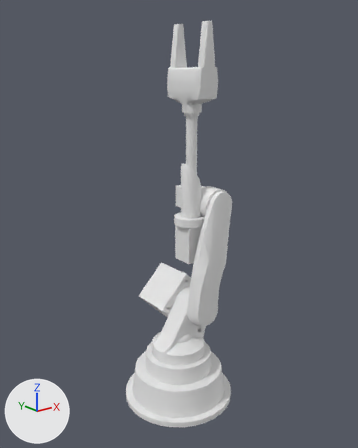
Renders of the Blender file homework/манипулятор.blend from each side of a commit.
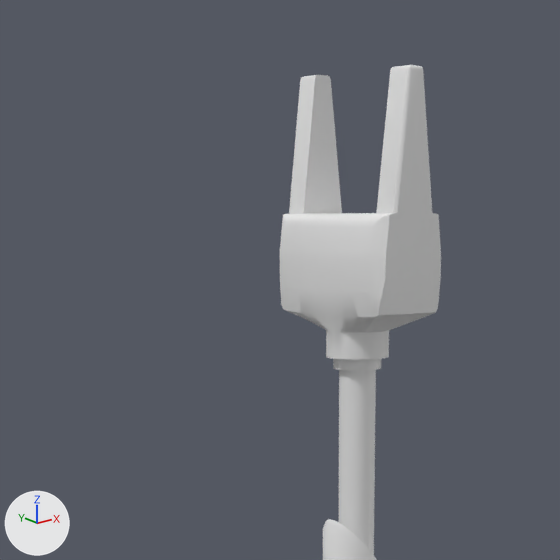
The first picture shows the older version from a 50 mm lens placed at (-2.61, -3.27, 3.04), pointed at (0.01, 0.01, 1.73). The close-ups show both versions on the part from 22% to 71% of the width and 0% to 39% of the height of that picture; other places that the commit changed are outside them. The axes (+X, +Y, +Z) are drawn at lower left. The lights are the same throughout.

Names of what the first close-up shows: 'клешня', 'плечо', 'труба', 'хвататель основание'.
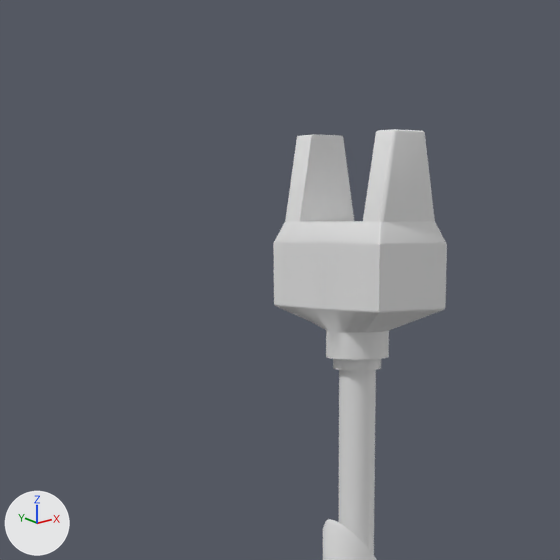
Edits to the bpy script that builds the scene:
```text
Change me_клешня_основание:
    used by ob_хвататель_основание; location = (0.205, 0.071, 3.051); rotation_euler = (0.0, -1.571, 0.0), in degrees (0, -90, 0)
    remove me_клешня_основание.from_pydata(...)  # 371 vertices, 703 faces; spans x -0.4..0.0, y -0.22..0.22, z -0.115..0.115
    add me_клешня_основание.from_pydata(...)  # 793 vertices, 1418 faces, 1 loose edge; spans x -0.115..0.115, y -0.22..0.22, z -0.38..0.0
    me_клешня_основание part 1: a new loose piece of 791 vertices spanning x -0.115..0.115, y -0.22..0.22, z -0.38..0.0
    me_клешня_основание part 2: the loose piece of 367 vertices spanning x -0.4..0.0, y -0.22..0.22, z -0.115..0.115 is deleted
Add me_клешня_2:
    me_клешня_2.from_pydata(...)  # 45 vertices, 76 faces; spans x -0.095..0.095, y 0.15..0.22, z 0.0..0.22
    me_клешня_2.polygons.foreach_set('use_smooth', [True] * 76)
Change ob_хвататель_основание:
    ob_хвататель_основание.rotation_euler: (0.0, -1.571, 0.0) -> (0.0, 0.0, 0.0)  # degrees (0, -90, 0) -> degrees (0, 0, 0)
    ob_хвататель_основание.location: (0.205, 0.071, 3.051) -> (0.205, 0.071, 3.031)
Remove ob_клешня:
    ob_клешня = bpy.data.objects.new('клешня', me_клешня)
    ob_клешня.location = (0.205, 0.071, 3.051)
    ob_клешня.rotation_euler = (1.571, -1.571, -1.571)  # degrees (90, -90, -90)
    _m = ob_клешня.modifiers.new('Triangulate', 'TRIANGULATE')
Add ob_клешня_2:
    ob_клешня_2 = bpy.data.objects.new('клешня 2', me_клешня_2)
    ob_клешня_2.location = (0.205, 0.051, 3.031)
Add ob_клешня_1:
    ob_клешня_1 = bpy.data.objects.new('клешня 1', me_клешня_2.copy())
    ob_клешня_1.location = (0.205, 0.091, 3.031)
    ob_клешня_1.rotation_euler = (0.0, 0.0, 3.142)  # degrees (0, 0, 180)
```

Changed parts and their boxes (x1, y1, x2, y2) in the close-ups (560 x 560 px):
'хвататель основание', reshaped, moved, turned
    before: (280, 213, 441, 370)
    after: (273, 221, 447, 370)
'клешня', deleted
    before: (289, 65, 432, 214)
'клешня 1', added
    after: (363, 129, 435, 222)
'клешня 2', added
    after: (285, 134, 354, 221)
part 1 of me_клешня_основание, added
    after: (273, 221, 447, 370)
part 2 of me_клешня_основание, deleted
    before: (280, 213, 441, 370)
